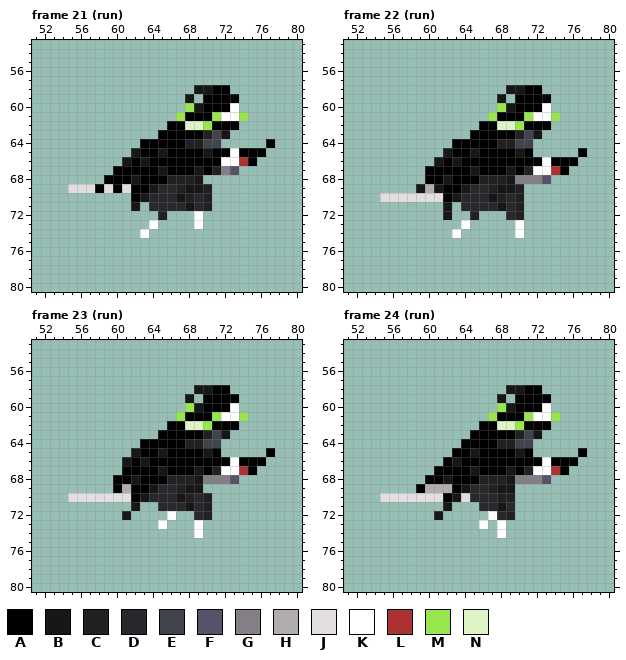
Pixel-art file: animan/characters/main-character.aseprite. Above is the file before it was changed.
124x124 pixels, 28 frames. Shown: frame 21 (run): x 51..80, y 53..80; frame 22 (run): x 51..80, y 53..80; frame 23 (run): x 51..80, y 53..80; frame 24 (run): x 51..80, y 53..80. The commit also changed other frames, which this record leaves out.
Visible layers, top first: "char7 v2/cables", "char7 v2/swordhandle", "char7 v2/cloak", "char7 v2/head", "char7 v2/body/legs", "char7 v2/swordblade".
Palette (. is transparent): A #000000  B #171717  C #212121  D #29282d  E #41444d  F #575267  G #847e87  H #b0acb0  J #e2dddf  K #ffffff  L #ac3232  M #99e550  N #ddf5c6
Pixels before, frame 21 (run), first column x 55:
58 ..............BBAA.....
59 .............B.AAAA....
60 .............MBAAAK....
61 ............MAAAMKKM...
62 ...........AANNMAAA....
63 ..........AAAAACEB.....
64 ........AAAAACCEE.....A
65 .......BAABAAAABAAKAAA.
66 ......BABAAAAAAAAKKLA..
67 .....AAAAABAAABACGF....
68 ....AAABAAACCCB........
69 JJJAJAJAABDDCBBC.......
70 .......ABDDDBCDC.......
71 .......B.DDDDBDC.......
72 ..........C...K........
73 .........K....K........
74 ........K..............
Pixels before, frame 22 (run), first column x 55:
58 ..............BBAA.....
59 .............B.AAAA....
60 .............MBAAAK....
61 ............MAAAMKKM...
62 ...........AANNMAAA....
63 ..........AAAAACEB.....
64 ........AAAAACCEE......
65 .......BAABAAAABA.....A
66 ......BABAAAAAAAAAKAAA.
67 .....AAAAABAAABACKKLA..
68 .....AABAAACCCBGGGF....
69 ....BHBAABDDCBBC.......
70 JJJJJJJABDDDBCDC.......
71 .......B.DDDDBDC.......
72 .......B..C...DC.......
73 .........K.....K.......
74 ........K......K.......
Pixels before, frame 23 (run), first column x 55:
58 ..............BBAA.....
59 .............B.AAAA....
60 .............MBAAAK....
61 ............MAAAMKKM...
62 ...........AANNMAAA....
63 ..........AAAAACEB.....
64 ........AAAAACCEE......
65 .......BAABAAAABA.....A
66 ......BABAAAAAAAAAKAAA.
67 ......AAAABAAABACKKLA..
68 .....AABAAACCCBGGGF....
69 .....AHAABDDCBB........
70 JJJJJJJABDDDBCDC.......
71 .......B..DDDBDC.......
72 ......B....K..DC.......
73 ..........K...K........
74 ..............K........
Pixels before, frame 24 (run), first column x 55:
58 ..............BBAA.....
59 .............B.AAAA....
60 .............MBAAAK....
61 ............MAAAMKKM...
62 ...........AANNMAAA....
63 ..........AAAAACEB.....
64 .........AAAACCEE......
65 ........AABAAAABA.....A
66 .......ABAAAAAAAAAKAAA.
67 ......AAAABAAABACKKLA..
68 .....AABAAACCCBGGGF....
69 ....AHHHABDDCBB........
70 JJJJJJJABJDDDCC........
71 .......B...DDBD........
72 ......B.....KDC........
73 ...........K.K.........
74 .............K.........
After:
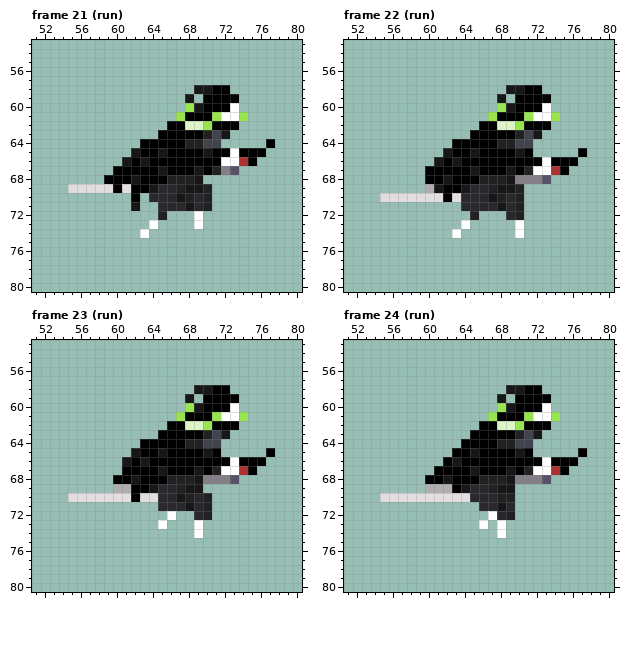
From the commit log: started reworking running animation
Edits made:
Frame 21 (run), layers "char7 v2/cloak", "char7 v2/body/legs":
Colour A gives way to colour J in row 69 at x 58.
The edit erases colour B in row 70 at x 63.
The edit erases colour D in row 71 at x 64.
Frame 22 (run), layers "char7 v2/cloak", "char7 v2/body/legs":
Colour B gives way to colour J in row 70 at x 63.
The edit erases colour B in row 69 at x 59; in rows 71 to 72 at x 62.
Frame 23 (run), layers "char7 v2/cloak", "char7 v2/body/legs":
Colour A gives way to colour H in row 69 at x 60.
Colour B gives way to colour J in row 70 at x 63.
Colour D gives way to colour J in row 70 at x 64.
The edit erases colour B in row 71 at x 62; in row 72 at x 61.
Frame 24 (run), layers "char7 v2/cloak", "char7 v2/body/legs":
Colour A gives way to colour J in row 70 at x 62.
Colour B gives way to colour J in row 70 at x 63.
The edit erases colour A in row 69 at x 59.
The edit erases colour B in row 71 at x 62; in row 72 at x 61.
